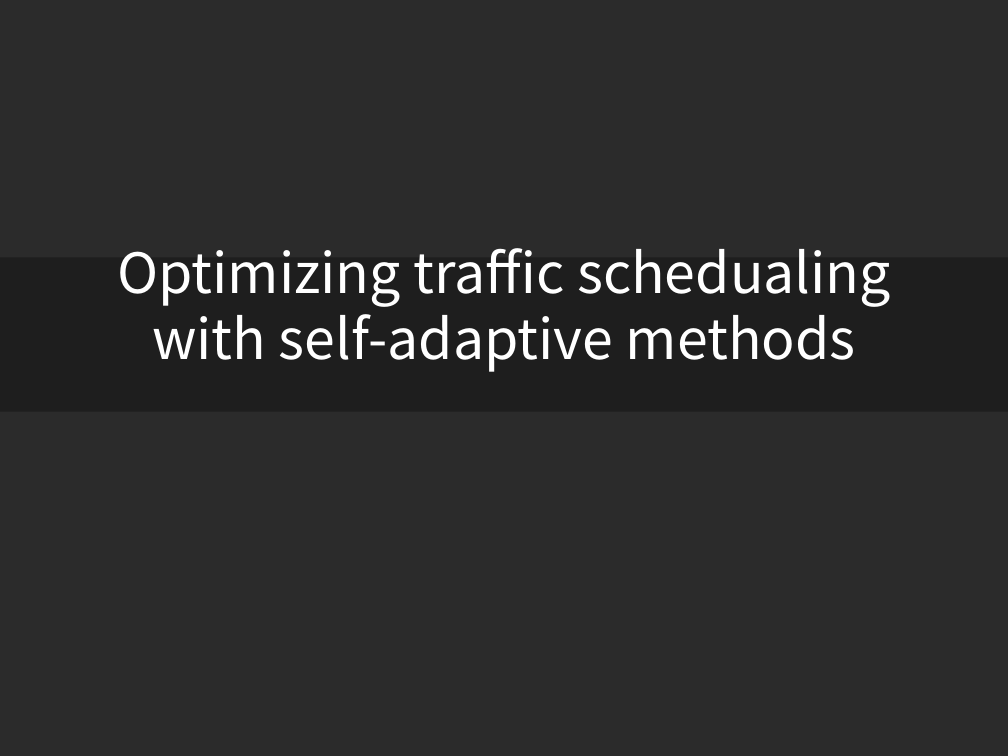
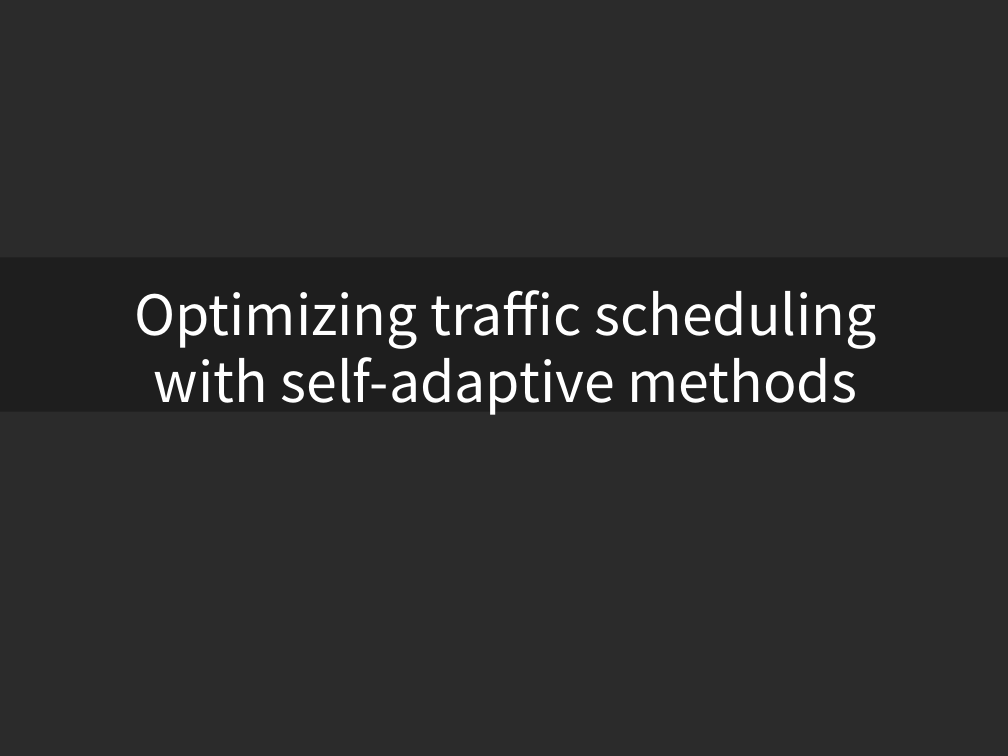
Before and after one commit to ZhuSixiao/docs, a slide deck: slide 1 of traffic_algo.pptx. Drawn at 1008x756 pixels with LibreOffice and Linux fonts; fonts in the diff are those of the drawing; background and template pictures are left out; a plain dark background stands for a picture behind light text. Boxes give left, top, right and bottom in pixels: in the first picture for what was removed or moved away, otherwise in the second. Text is boxed around its words. In the diff, an @@ line names an element or a change of style, - is before the commit and + after.

```diff
--- a/traffic_algo.pptx
+++ b/traffic_algo.pptx
@@ title at bbox=[134, 290, 877, 415]: text changed @@
-Optimizing traffic schedualing with self-adaptive methods
+Optimizing traffic scheduling with self-adaptive methods
```
Also in this commit, not shown: 2 other slides changed, 11 slides added, 14 slides removed, 6 other files.
